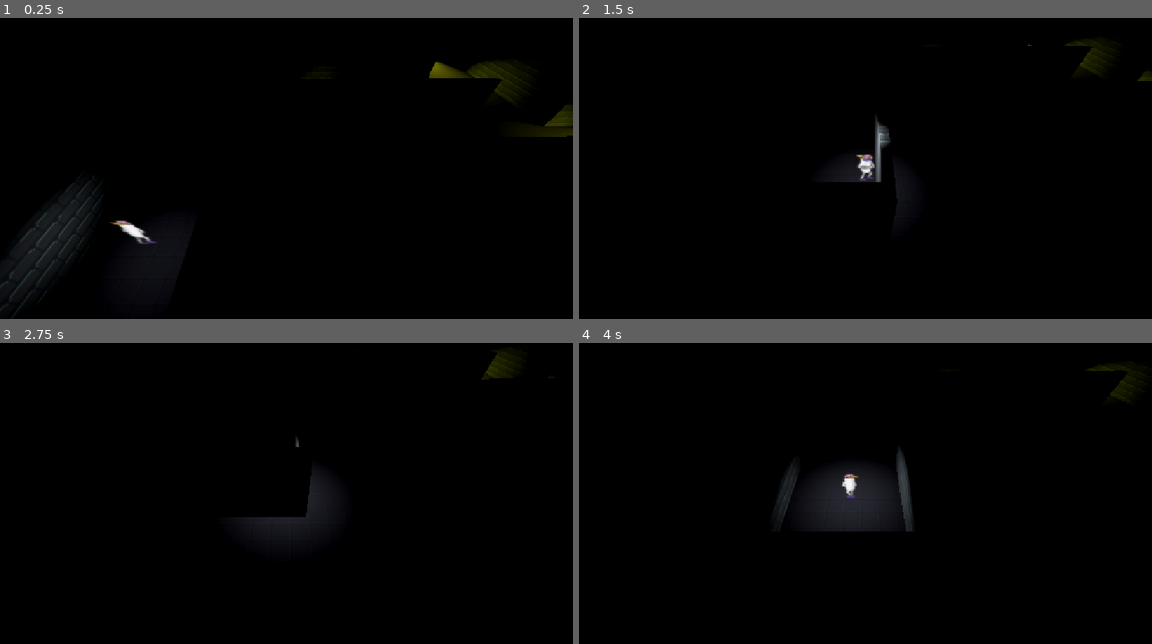
Above: before the commit, frames 1-4 (two rows, left to right).
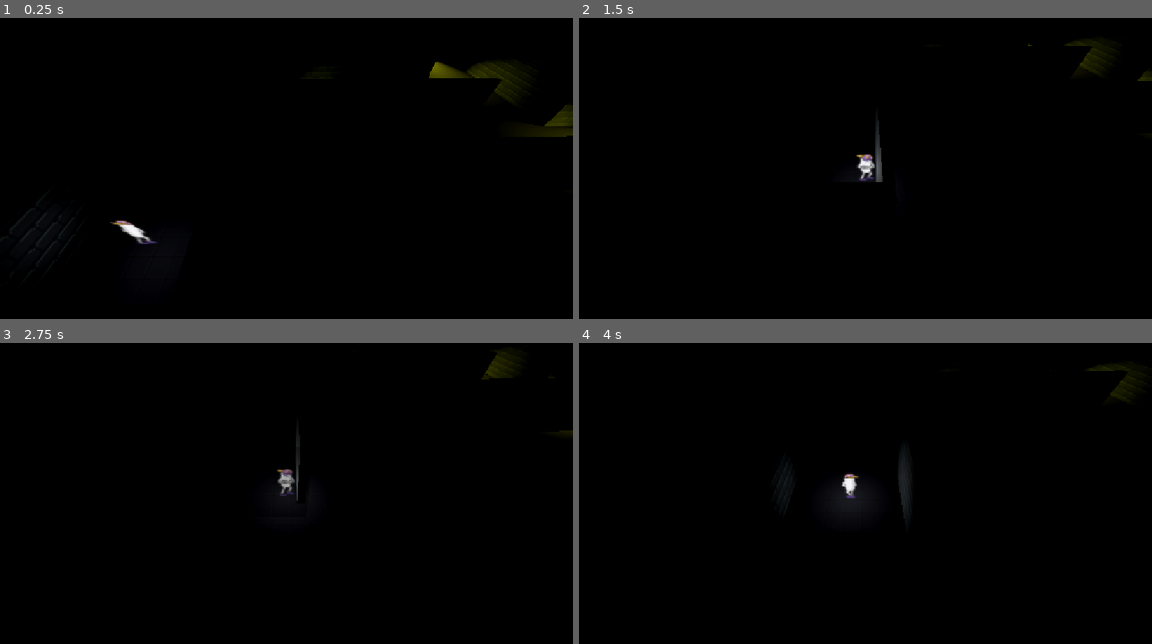
Above: after the commit, the same moments.

Repository: eliasescalante/levelJam-Prototipe-3D
Game: Godot game, scene res://src/scenes/niveles/level2/Level2.tscn
Same seed, same stepped clock (60 frames per second), same inputs: the game is played once before the commit and once after it.
Inputs:
- Up to frame 1 (0.25 s): no input
- Up to frame 2 (1.5 s): tap Enter (ui_accept) at 0.5, 0.77 s; hold Right (ui_right) 0.53-1.28 s; hold Down (ui_down) from 1.28 s (still down)
- Up to frame 3 (2.75 s): tap Enter (ui_accept) at 1.52 s; release Down (ui_down) at 2.03 s; hold Right (ui_right) from 2.03 s (still down)
- Up to frame 4 (4 s): release Right (ui_right) at 2.78 s; hold Up (ui_up) 2.78-3.53 s; tap Enter (ui_accept) at 3.02, 3.77 s; hold Left (ui_left) from 3.53 s (still down)

The runs differ from the first frame. In frame 1, 0.8% of the frame differs, in the area x 0-18%, y 54-98%; in frame 2, 0.2%; in frame 3, 1.1%; in frame 4, 2.0%, in the area x 34-59%, y 35-63%.

Commit message:
update player and enemy

Diff:
--- /dev/null
+++ b/src/scenes/GridMap/GridMap.tscn
@@ -0,0 +1,3 @@
+[gd_scene format=3 uid="uid://styr6rmht8hd"]
+
+[node name="GridMap" type="Node3D" unique_id=2123956660]
--- a/src/scenes/entidades/player/Player.tscn
+++ b/src/scenes/entidades/player/Player.tscn
@@ -139,9 +139,4 @@
 sprite_frames = SubResource("SpriteFrames_fhsag")
 animation = &"walk_back"
 
-[node name="SpotLight3D" type="SpotLight3D" parent="." unique_id=693195685]
-transform = Transform3D(1, 0, 0, 0, 0.051428825, 0.9986767, 0, -0.9986767, 0.051428825, 0, 2.973093, 0)
-light_energy = 7.962
-light_indirect_energy = 4.158
-spot_range = 7.3612165
-spot_angle = 65.059326
+[node name="OmniLight3D" type="OmniLight3D" parent="." unique_id=1362631186]
--- a/src/scenes/niveles/level1/Level1.tscn
+++ b/src/scenes/niveles/level1/Level1.tscn
@@ -101,7 +101,7 @@
 [node name="CollisionShape3D" type="CollisionShape3D" parent="Piso/StaticBody3D" unique_id=1183501841]
 shape = SubResource("ConcavePolygonShape3D_ifswh")
 
-[node name="Paredes" type="Node3D" parent="." unique_id=1576973445]
+[node name="Paredes" type="GridMap" parent="." unique_id=1720374080]
 
 [node name="Pared" type="MeshInstance3D" parent="Paredes" unique_id=435549764]
 transform = Transform3D(1, 0, 0, 0, 1, 0, 0, 0, 1, 6.320676, 2.8217666, -10.741795)
--- a/src/scenes/niveles/level2/Level2.tscn
+++ b/src/scenes/niveles/level2/Level2.tscn
@@ -5,7 +5,6 @@
 [ext_resource type="Texture2D" uid="uid://juyof4p75wf4" path="res://src/assets/Tile_suelo_0.png" id="2_nu4uu"]
 [ext_resource type="Texture2D" uid="uid://johomt5a4go0" path="res://src/assets/Pared ladrillos sombre 64.png" id="3_7uwnp"]
 [ext_resource type="Texture2D" uid="uid://cpnysc0m8prno" path="res://src/assets/Pared grietas 64.png" id="4_m6pjm"]
-[ext_resource type="Texture2D" uid="uid://crv7thjvnrlmp" path="res://src/assets/Tile_pared_0.png" id="4_qhiwi"]
 [ext_resource type="Script" uid="uid://b5d4lxgsqa532" path="res://src/scenes/niveles/level2/pared_9.gd" id="5_nu4uu"]
 
 [sub_resource type="ProceduralSkyMaterial" id="ProceduralSkyMaterial_1efb8"]
@@ -50,18 +49,9 @@
 uv1_scale = Vector3(0.2, 0.2, 0.2)
 uv1_triplanar = true
 
-[sub_resource type="StandardMaterial3D" id="StandardMaterial3D_5pe5e"]
-transparency = 1
-albedo_texture = ExtResource("4_qhiwi")
-uv1_scale = Vector3(0.2, 0.2, 0.2)
-uv1_triplanar = true
-
 [sub_resource type="BoxMesh" id="BoxMesh_7uwnp"]
 size = Vector3(0.5097656, 4.4975586, 19.662983)
 
-[sub_resource type="BoxShape3D" id="BoxShape3D_fhsag"]
-size = Vector3(2.0264893, 3.695984, 21.883179)
-
 [sub_resource type="ConcavePolygonShape3D" id="ConcavePolygonShape3D_m6pjm"]
 data = PackedVector3Array(-0.2549, 2.2488, 9.8315, 0.2549, 2.2488, 9.8315, -0.2549, -2.2488, 9.8315, 0.2549, 2.2488, 9. …(824 unchanged characters)…
 
@@ -110,6 +100,7 @@
 data = PackedVector3Array(-0.2549, 2.2488, 4.4077997, 0.2549, 2.2488, 4.4077997, -0.2549, -2.2488, 4.4077997, 0.2549, 2 …(932 unchanged characters)…
 
 [sub_resource type="StandardMaterial3D" id="StandardMaterial3D_gcuyw"]
+transparency = 1
 albedo_texture = ExtResource("4_m6pjm")
 uv1_scale = Vector3(0.2, 0.2, 0.2)
 uv1_triplanar = true
@@ -120,7 +111,11 @@
 [sub_resource type="ConcavePolygonShape3D" id="ConcavePolygonShape3D_fpbkm"]
 data = PackedVector3Array(-0.2549, 2.2488, 22.5388, 0.2549, 2.2488, 22.5388, -0.2549, -2.2488, 22.5388, 0.2549, 2.2488, …(860 unchanged characters)…
 
+[sub_resource type="BoxShape3D" id="BoxShape3D_s410x"]
+size = Vector3(44.14478, 3.695984, 1.2584038)
+
 [sub_resource type="StandardMaterial3D" id="StandardMaterial3D_lri2c"]
+transparency = 1
 albedo_texture = ExtResource("3_7uwnp")
 uv1_scale = Vector3(0.2, 0.2, 0.2)
 uv1_triplanar = true
@@ -131,7 +126,11 @@
 [sub_resource type="ConcavePolygonShape3D" id="ConcavePolygonShape3D_nu4uu"]
 data = PackedVector3Array(-0.2549, 2.2488, 13.9544, 0.2549, 2.2488, 13.9544, -0.2549, -2.2488, 13.9544, 0.2549, 2.2488, …(860 unchanged characters)…
 
+[sub_resource type="BoxShape3D" id="BoxShape3D_36165"]
+size = Vector3(27.225586, 3.695984, 0.77080345)
+
 [sub_resource type="StandardMaterial3D" id="StandardMaterial3D_elpc2"]
+transparency = 1
 albedo_texture = ExtResource("3_7uwnp")
 uv1_scale = Vector3(0.2, 0.2, 0.2)
 uv1_triplanar = true
@@ -142,6 +141,9 @@
 [sub_resource type="ConcavePolygonShape3D" id="ConcavePolygonShape3D_pp1ye"]
 data = PackedVector3Array(-0.2549, 2.2488, 9.7941, 0.2549, 2.2488, 9.7941, -0.2549, -2.2488, 9.7941, 0.2549, 2.2488, 9. …(824 unchanged characters)…
 
+[sub_resource type="BoxShape3D" id="BoxShape3D_p4lfo"]
+size = Vector3(6.854188, 3.695984, 1.2584038)
+
 [sub_resource type="StandardMaterial3D" id="StandardMaterial3D_kcteu"]
 albedo_texture = ExtResource("3_7uwnp")
 uv1_scale = Vector3(0.2, 0.2, 0.2)
@@ -154,9 +156,13 @@
 data = PackedVector3Array(-4.0383, 2.2997, 0.5, 4.0383, 2.2997, 0.5, -4.0383, -2.2997, 0.5, 4.0383, 2.2997, 0.5, 4.0383 …(716 unchanged characters)…
 
 [sub_resource type="StandardMaterial3D" id="StandardMaterial3D_u54r2"]
-albedo_texture = ExtResource("3_7uwnp")
-uv1_scale = Vector3(0.2, 0.2, 0.2)
-uv1_triplanar = true
+transparency = 1
+albedo_texture = ExtResource("3_7uwnp")
+uv1_scale = Vector3(0.2, 0.2, 0.2)
+uv1_triplanar = true
+
+[sub_resource type="BoxShape3D" id="BoxShape3D_a7u3n"]
+size = Vector3(2.848648, 3.695984, 7.979904)
 
 [sub_resource type="StandardMaterial3D" id="StandardMaterial3D_3ox51"]
 albedo_texture = ExtResource("3_7uwnp")
@@ -220,16 +226,8 @@
 [node name="Pared9" type="MeshInstance3D" parent="Paredes" unique_id=2049126424]
 transform = Transform3D(1, 0, 0, 0, 1, 0, 0, 0, 1, -13.233357, -1.3632529, -13.626619)
 material_override = SubResource("StandardMaterial3D_lsqxg")
-material_overlay = SubResource("StandardMaterial3D_5pe5e")
 mesh = SubResource("BoxMesh_7uwnp")
 script = ExtResource("5_nu4uu")
-
-[node name="Area3D" type="Area3D" parent="Paredes/Pared9" unique_id=1330288084]
-
-[node name="CollisionShape3D" type="CollisionShape3D" parent="Paredes/Pared9/Area3D" unique_id=2058267440]
-transform = Transform3D(1, 0, 0, 0, 1, 0, 0, 0, 1, -0.5132446, 1.347992, -0.6560669)
-shape = SubResource("BoxShape3D_fhsag")
-debug_color = Color(0.85580015, 0.19335073, 0.7682378, 0.41960785)
 
 [node name="StaticBody3D2" type="StaticBody3D" parent="Paredes/Pared9" unique_id=2045038745]
 
@@ -280,31 +278,55 @@
 transform = Transform3D(0.010363083, -0.00361281, -0.99993974, -0.002881907, 0.9999893, -0.0036428135, 0.9999422, 0.0029193684, 0.01035255, 1.4085348, -1.4596313, 11.72689)
 material_override = SubResource("StandardMaterial3D_gcuyw")
 mesh = SubResource("BoxMesh_kj2x1")
+script = ExtResource("5_nu4uu")
 
 [node name="StaticBody3D" type="StaticBody3D" parent="Paredes/Pared4" unique_id=1428700793]
 
 [node name="CollisionShape3D" type="CollisionShape3D" parent="Paredes/Pared4/StaticBody3D" unique_id=503632316]
 shape = SubResource("ConcavePolygonShape3D_fpbkm")
+
+[node name="Area3D" type="Area3D" parent="Paredes/Pared4" unique_id=1494396800]
+
+[node name="CollisionShape3D" type="CollisionShape3D" parent="Paredes/Pared4/Area3D" unique_id=170881303]
+transform = Transform3D(0.012279993, 8.195639e-08, 0.99993074, 6.139089e-11, 1, -3.7020072e-08, -0.9999246, 3.7991413e-08, 0.012280027, 0.3382492, 0.37112105, 0.24816716)
+shape = SubResource("BoxShape3D_s410x")
+debug_color = Color(0.85580015, 0.19335073, 0.7682378, 0.41960785)
 
 [node name="Pared5" type="MeshInstance3D" parent="Paredes" unique_id=126670229]
 transform = Transform3D(0.010363083, -0.00361281, -0.99993974, -0.002881907, 0.9999893, -0.0036428135, 0.9999422, 0.0029193684, 0.01035255, -15.1144, -1.4283602, 4.564741)
 material_override = SubResource("StandardMaterial3D_lri2c")
 mesh = SubResource("BoxMesh_rrja7")
+script = ExtResource("5_nu4uu")
 
 [node name="StaticBody3D" type="StaticBody3D" parent="Paredes/Pared5" unique_id=909859661]
 
 [node name="CollisionShape3D" type="CollisionShape3D" parent="Paredes/Pared5/StaticBody3D" unique_id=1457322061]
 shape = SubResource("ConcavePolygonShape3D_nu4uu")
+
+[node name="Area3D" type="Area3D" parent="Paredes/Pared5" unique_id=567347501]
+
+[node name="CollisionShape3D" type="CollisionShape3D" parent="Paredes/Pared5/Area3D" unique_id=576910630]
+transform = Transform3D(0.012279993, 1.2968667e-07, 0.99993074, 6.139089e-11, 1, -7.473864e-08, -0.9999246, 5.8511432e-08, 0.012280027, -0.32461643, 0.36846995, 0.0900383)
+shape = SubResource("BoxShape3D_36165")
+debug_color = Color(0.85580015, 0.19335073, 0.7682378, 0.41960785)
 
 [node name="Pared7" type="MeshInstance3D" parent="Paredes" unique_id=748091082]
 transform = Transform3D(0.010363083, -0.00361281, -0.99993974, -0.002881907, 0.9999893, -0.0036428135, 0.9999422, 0.0029193684, 0.01035255, -10.954327, -1.4132049, -4.0639973)
 material_override = SubResource("StandardMaterial3D_elpc2")
 mesh = SubResource("BoxMesh_nu4uu")
+script = ExtResource("5_nu4uu")
 
 [node name="StaticBody3D" type="StaticBody3D" parent="Paredes/Pared7" unique_id=2108739689]
 
 [node name="CollisionShape3D" type="CollisionShape3D" parent="Paredes/Pared7/StaticBody3D" unique_id=1382652408]
 shape = SubResource("ConcavePolygonShape3D_pp1ye")
+
+[node name="Area3D" type="Area3D" parent="Paredes/Pared7" unique_id=1341034568]
+
+[node name="CollisionShape3D" type="CollisionShape3D" parent="Paredes/Pared7/Area3D" unique_id=345511461]
+transform = Transform3D(0.012279993, 1.4202669e-07, 0.99993074, 6.139089e-11, 1.0000002, -8.1257895e-08, -0.9999246, 6.283699e-08, 0.012280027, -0.62975454, 0.36850464, 6.0962086)
+shape = SubResource("BoxShape3D_p4lfo")
+debug_color = Color(0.85580015, 0.19335073, 0.7682378, 0.41960785)
 
 [node name="Pared_cortita" type="MeshInstance3D" parent="Paredes" unique_id=1618395174]
 transform = Transform3D(1, 0, 0, 0, 1, 0, 0, 0, 1, 2.5575106, -1.3829503, -23.660885)
@@ -320,11 +342,19 @@
 transform = Transform3D(1, 0, 0, 0, 1, 0, 0, 0, 1, -25.238165, -1.5745468, 20.998959)
 material_override = SubResource("StandardMaterial3D_u54r2")
 mesh = SubResource("BoxMesh_ykvqv")
+script = ExtResource("5_nu4uu")
 
 [node name="StaticBody3D" type="StaticBody3D" parent="Paredes/Pared_cortita3" unique_id=314095503]
 
 [node name="CollisionShape3D" type="CollisionShape3D" parent="Paredes/Pared_cortita3/StaticBody3D" unique_id=727144716]
 shape = SubResource("ConcavePolygonShape3D_rrja7")
+
+[node name="Area3D" type="Area3D" parent="Paredes/Pared_cortita3" unique_id=648680221]
+
+[node name="CollisionShape3D" type="CollisionShape3D" parent="Paredes/Pared_cortita3/Area3D" unique_id=1529488170]
+transform = Transform3D(0.012279993, 0, 0.9999246, 0, 1, 0, -0.9999246, 0, 0.012279993, 0.3685627, 0.37112045, -0.48674583)
+shape = SubResource("BoxShape3D_a7u3n")
+debug_color = Color(0.85580015, 0.19335073, 0.7682378, 0.41960785)
 
 [node name="Pared_cortita4" type="MeshInstance3D" parent="Paredes" unique_id=517780686]
 transform = Transform3D(0.99999857, 0.00031771642, -0.0016030706, -0.0003198272, 0.99999905, -0.0013086209, 0.0016026509, 0.001309135, 0.99999785, -21.377447, -1.5745468, -23.058624)
@@ -356,6 +386,3 @@
 
 [node name="Enemigo3" parent="Enemigos" unique_id=1321776569 instance=ExtResource("2_kj2x1")]
 transform = Transform3D(0.0133723365, 0, -0.9999106, 0, 1, 0, 0.9999106, 0, 0.0133723365, -28.299856, -2.5864458, 1.2020721)
-
-[connection signal="body_entered" from="Paredes/Pared9/Area3D" to="Paredes/Pared9" method="_on_area_3d_body_entered"]
-[connection signal="body_exited" from="Paredes/Pared9/Area3D" to="Paredes/Pared9" method="_on_area_3d_body_exited"]
